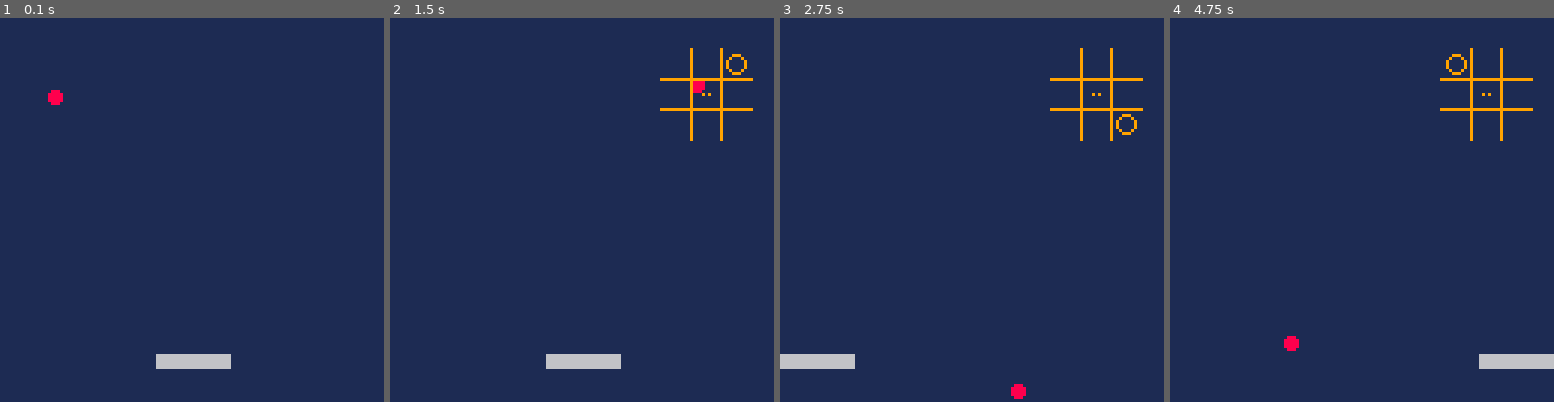
Above: before the commit, frames 1-4 (left to right).
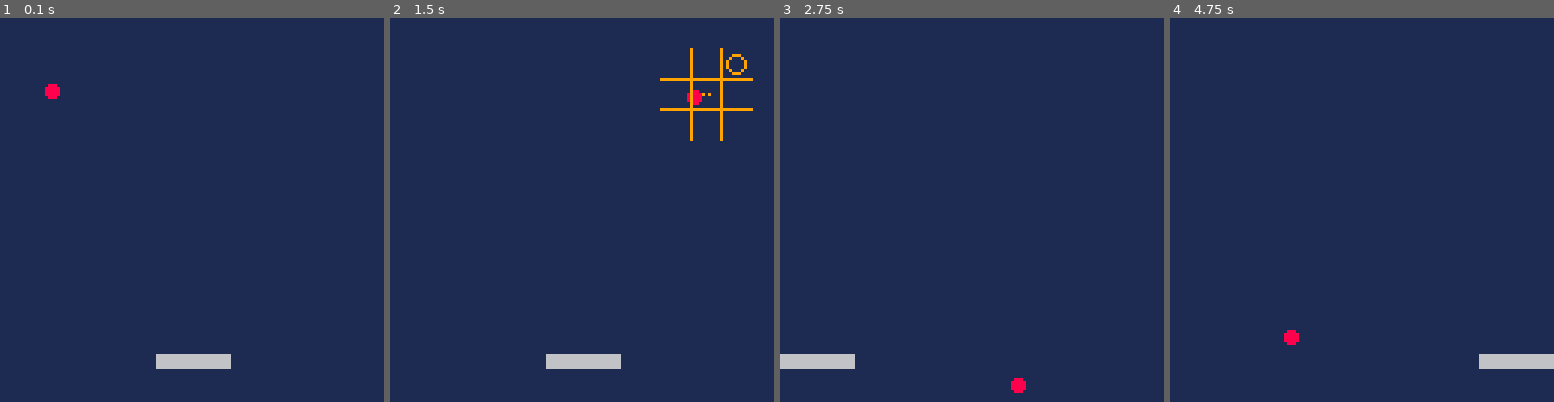
Above: after the commit, the same moments.

Repository: beetrootpaul/learning--pico8-breakout-tutorial
Game: PICO-8 cartridge breakout.p8
The game is run twice, just before and just after one commit, with the same random seed, the same clock (stepped at 60 frames per second) and the same inputs.
Inputs:
- Up to frame 1 (0.1 s): no input
- Up to frame 2 (1.5 s): tap O (Z key) at 0.33, 0.7, 1.43 s; tap X (X key) at 1.07 s
- Up to frame 3 (2.75 s): hold Left 1.97-2.37 s; tap X (X key) at 2.07, 2.4, 2.73 s; tap O (Z key) at 2.22 s; hold Down from 2.42 s (still down)
- Up to frame 4 (4.75 s): release Down at 2.82 s; hold Right 2.87-3.53 s; tap X (X key) every 0.33 s from 3.07 to 4.73 s; tap O (Z key) at 3.1, 3.98 s; hold Up 3.58-4.08 s; hold Right 4.13-4.53 s; hold Down from 4.58 s (still down)

The runs differ from the first frame. In frame 1, 0.1% of the frame differs, in the area x 11-17%, y 17-23%; in frame 2, 0.2%; in frame 3, 1.0%, in the area x 60-95%, y 7-100%; in frame 4, 1.0%.

Commit message:
run game in 60fpx

Diff:
--- a/src/ball.lua
+++ b/src/ball.lua
@@ -1,8 +1,8 @@
 ball = {
     _x = 10,
     _y = 10,
-    _dx = 2,
-    _dy = 4,
+    _dx = 1,
+    _dy = 2,
     _r = 2,
     _color = u.colors.red,
 }
--- a/src/main.lua
+++ b/src/main.lua
@@ -2,7 +2,7 @@
     cls()
 end
 
-function _update()
+function _update60()
     d:update()
     paddle:update()
     ball:update()
--- a/src/paddle.lua
+++ b/src/paddle.lua
@@ -11,10 +11,10 @@
 function paddle:update()
     self._dx = 0.5 * self._dx
     if btn(u.buttons.l) then
-        self._dx = -5
+        self._dx = -2.5
     end
     if btn(u.buttons.r) then
-        self._dx = 5
+        self._dx = 2.5
     end
     self.x = self.x + self._dx
     self.x = mid(0, self.x, u.viewport_size_px - 1 - paddle.w)
